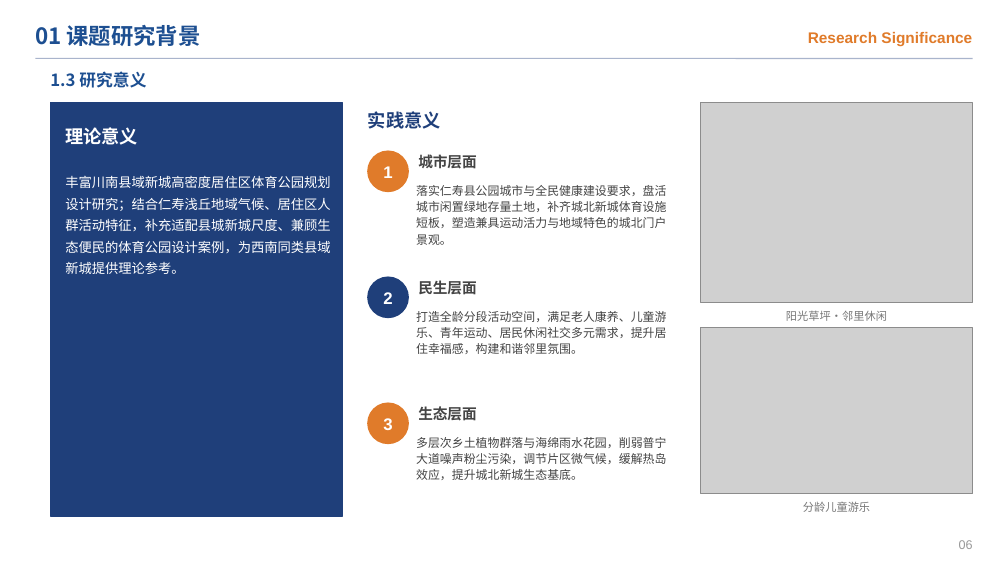
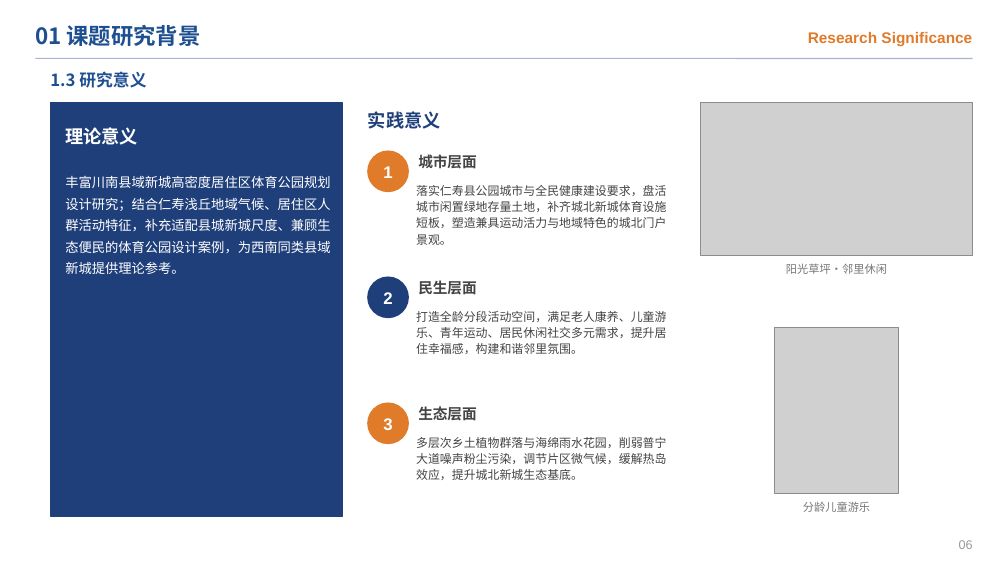
Before and after one commit to chun96309-cloud/lxfs, a slide deck: slide 8 of 跃动栖园_开题答辩PPT.pptx. Drawn at 1008x567 pixels with LibreOffice and Linux fonts; fonts in the diff are those of the drawing; grey boxes stand for pictures. Boxes give left, top, right and bottom in pixels: in the first picture for what was removed or moved away, otherwise in the second. Text is boxed around its words. In the diff, an @@ line names an element or a change of style, - is before the commit and + after.

```diff
--- a/跃动栖园_开题答辩PPT.pptx
+++ b/跃动栖园_开题答辩PPT.pptx
@@ picture: place and size @@
-picture at bbox=[701, 103, 973, 302]
+picture at bbox=[701, 103, 973, 256]
@@ text "阳光草坪·邻里休闲": place and size @@
-text "阳光草坪·邻里休闲" at bbox=[786, 310, 887, 321]
+text "阳光草坪·邻里休闲" at bbox=[786, 263, 887, 274]
@@ picture: place and size @@
-picture at bbox=[701, 328, 973, 494]
+picture at bbox=[774, 328, 899, 494]
```
Also in this commit, not shown: 38 other slides changed, 1 slide added, 9 other files.
